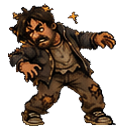
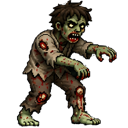
Comparing the layer stacks of the two (128, 128) images. Changes:
renamed "Camada de pintura 2 (colado)" to "1", painted on it over [8,0,117,127]
